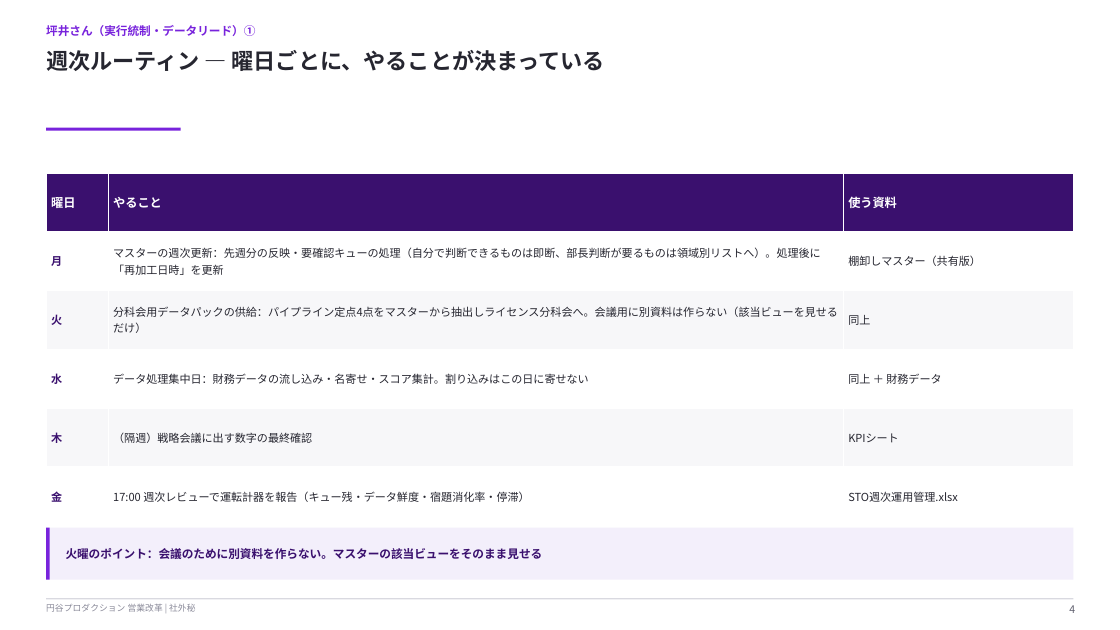
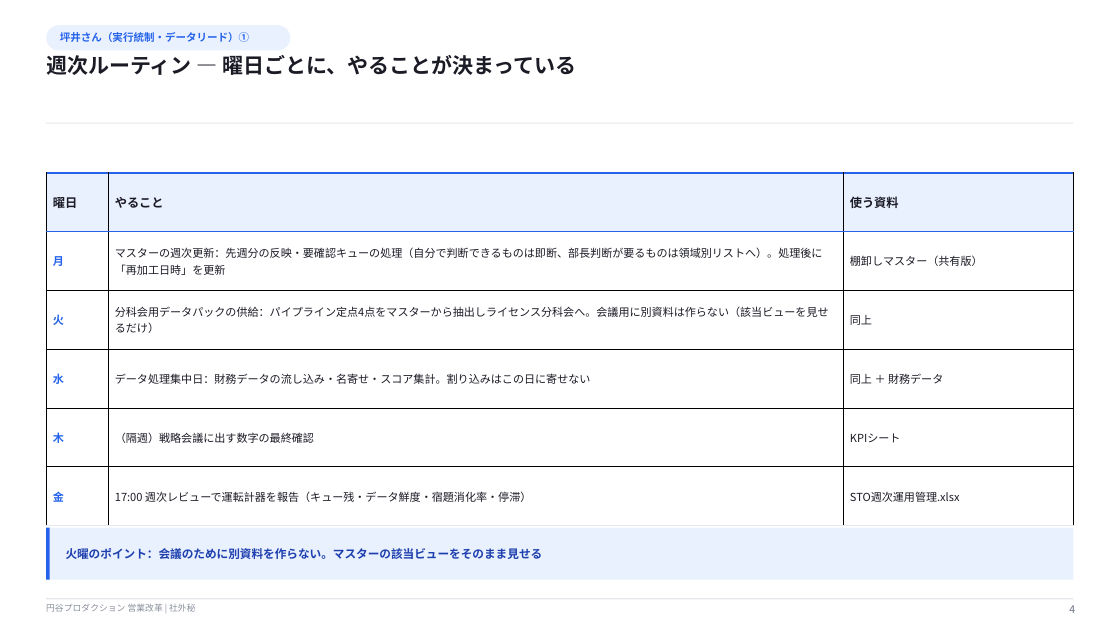
Before and after one commit to hayatoshintani-spe/kessho-lens, a slide deck: slide 4 of docs/営業改革_運用指南書_説明資料.pptx. Drawn at 1120x630 pixels with LibreOffice and Linux fonts; fonts in the diff are those of the drawing. Boxes give left, top, right and bottom in pixels: in the first picture for what was removed or moved away, otherwise in the second. Text is boxed around its words. In the diff, an @@ line names an element or a change of style, - is before the commit and + after.

```diff
--- a/docs/営業改革_運用指南書_説明資料.pptx
+++ b/docs/営業改革_運用指南書_説明資料.pptx
@@ rounded rectangle "坪井さん（実行統制・データリード）①": place and size @@
-rounded rectangle "坪井さん（実行統制・データリード）①" at bbox=[46, 25, 255, 36]
+rounded rectangle "坪井さん（実行統制・データリード）①" at bbox=[46, 25, 290, 50]
@@ rounded rectangle "坪井さん（実行統制・データリード）①" at bbox=[46, 25, 290, 50]: size 10 to 9 pt, text colour #7823DC to #2563EB; less space between paragraphs; vertical alignment top to middle; fill none to #EAF1FE @@
@@ text "週次ルーティン — 曜日ごとに、やることが決まっている" at bbox=[46, 55, 576, 75]: size 19 to 18 pt, text colour #262630 to #1B1B26 @@
@@ rectangle removed at bbox=[46, 128, 181, 131] @@
@@ rectangle added at bbox=[46, 123, 1074, 124], fill #E5E7EB @@
@@ table at bbox=[46, 173, 1074, 526] @@
@@ fill #3A106E to #EAF1FE in row 1 @@
@@ fill #F7F7F9 to #FFFFFF in 6 cells @@
@@ text colour #FFFFFF to #1B1B26 in "曜日", "やること", "使う資料" @@
@@ text colour #3A106E to #2563EB in "月", "火", "水", "木" and 1 more places @@
@@ text colour #262630 to #1B1B26 @@
@@ borders changed @@
@@ rectangle at bbox=[46, 528, 1074, 580]: fill #F3EFFB to #EAF1FE @@
@@ rectangle at bbox=[46, 528, 50, 580]: fill #7823DC to #2563EB @@
@@ text "火曜のポイント：会議のために別資料を作らない。マスターの該当ビューをそのまま見せる" at bbox=[66, 548, 543, 559]: text colour #3A106E to #1E40AF @@
```
Also in this commit, not shown: 12 other slides changed, 7 other files.
